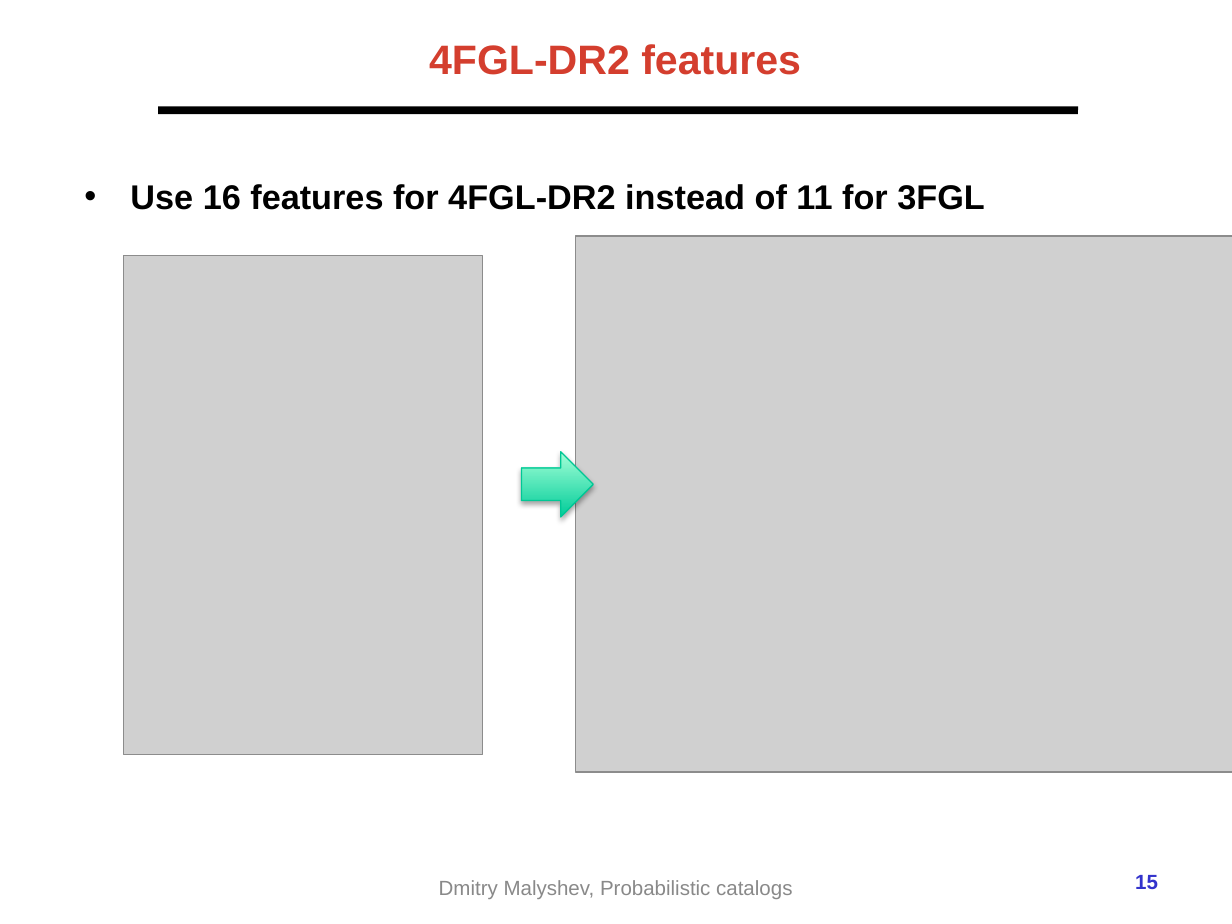
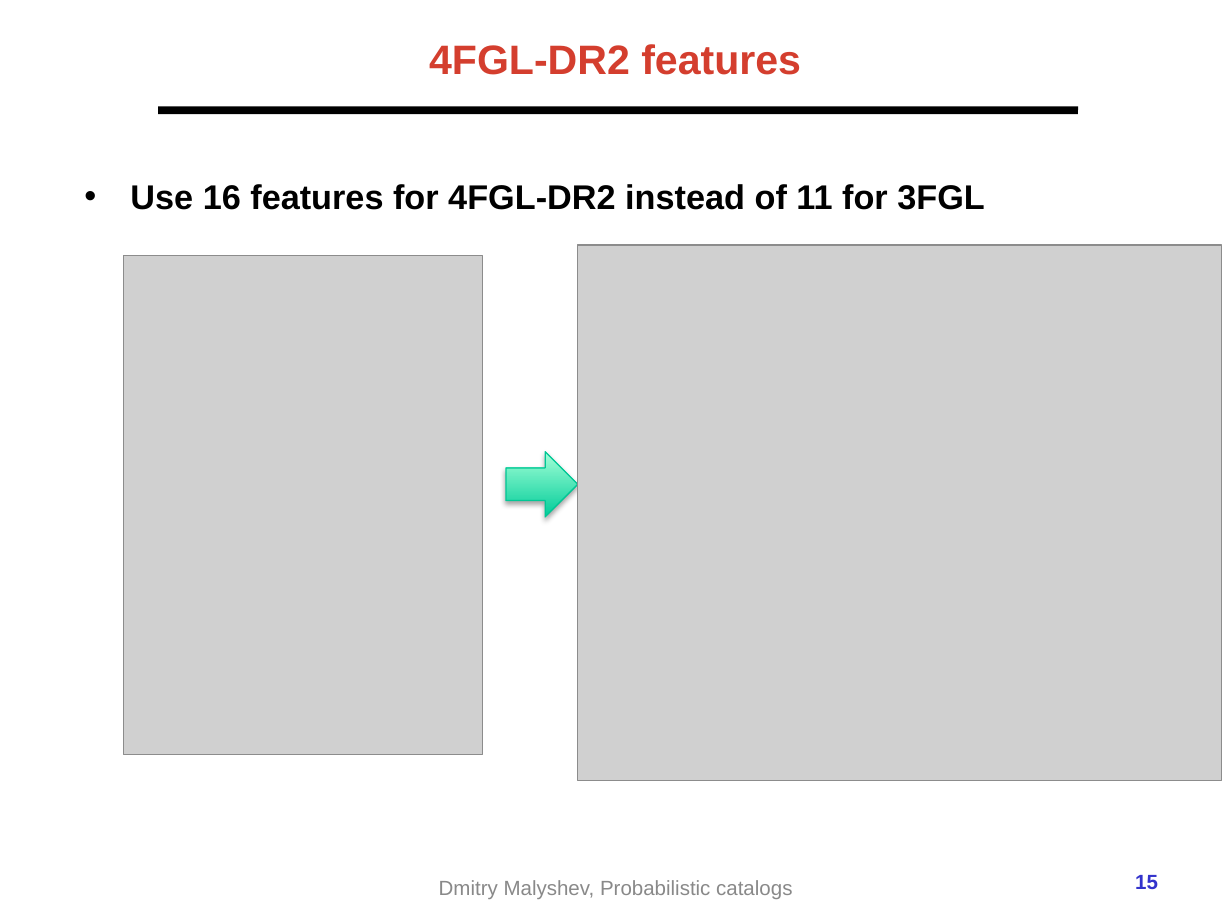
Before and after one commit to aakashbhat/Fermi-LAT, a slide deck: slide 15 of presentations/2021-02-Fermi_prob_catalog_ECAP_ML.pptx. Drawn at 1232x924 pixels with LibreOffice and Linux fonts; fonts in the diff are those of the drawing; grey boxes stand for pictures; background and template pictures are left out. Boxes give left, top, right and bottom in pixels: in the first picture for what was removed or moved away, otherwise in the second. Text is boxed around its words. In the diff, an @@ line names an element or a change of style, - is before the commit and + after.

```diff
--- a/presentations/2021-02-Fermi_prob_catalog_ECAP_ML.pptx
+++ b/presentations/2021-02-Fermi_prob_catalog_ECAP_ML.pptx
@@ picture: place and size @@
-picture at box(575, 237, 1232, 772)
+picture at box(578, 245, 1222, 780)
@@ right arrow: place and size @@
-right arrow at box(521, 452, 593, 517)
+right arrow at box(506, 452, 578, 517)
```
Also in this commit, not shown: 1 other slide changed, 3 other files.
